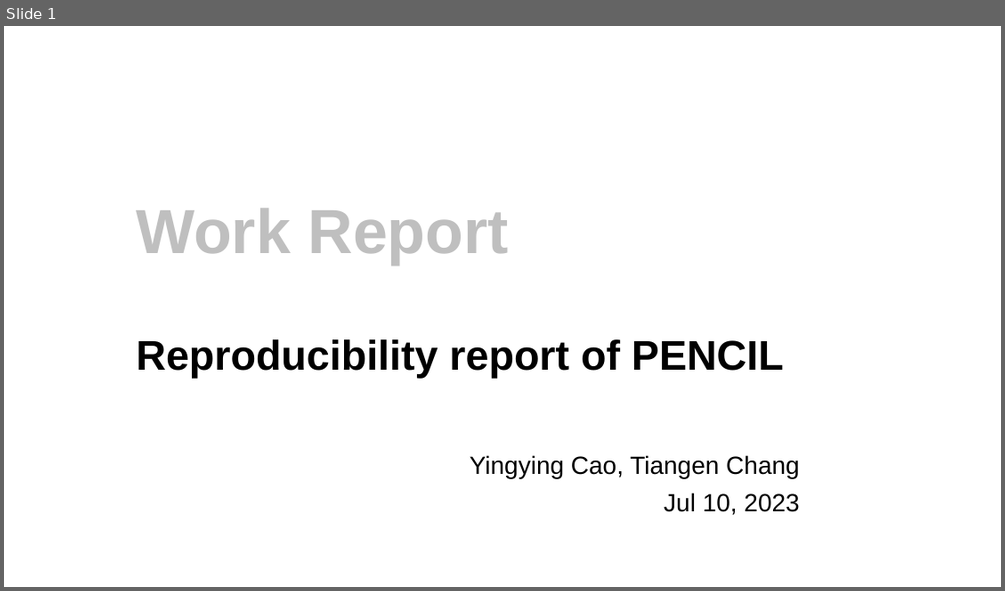
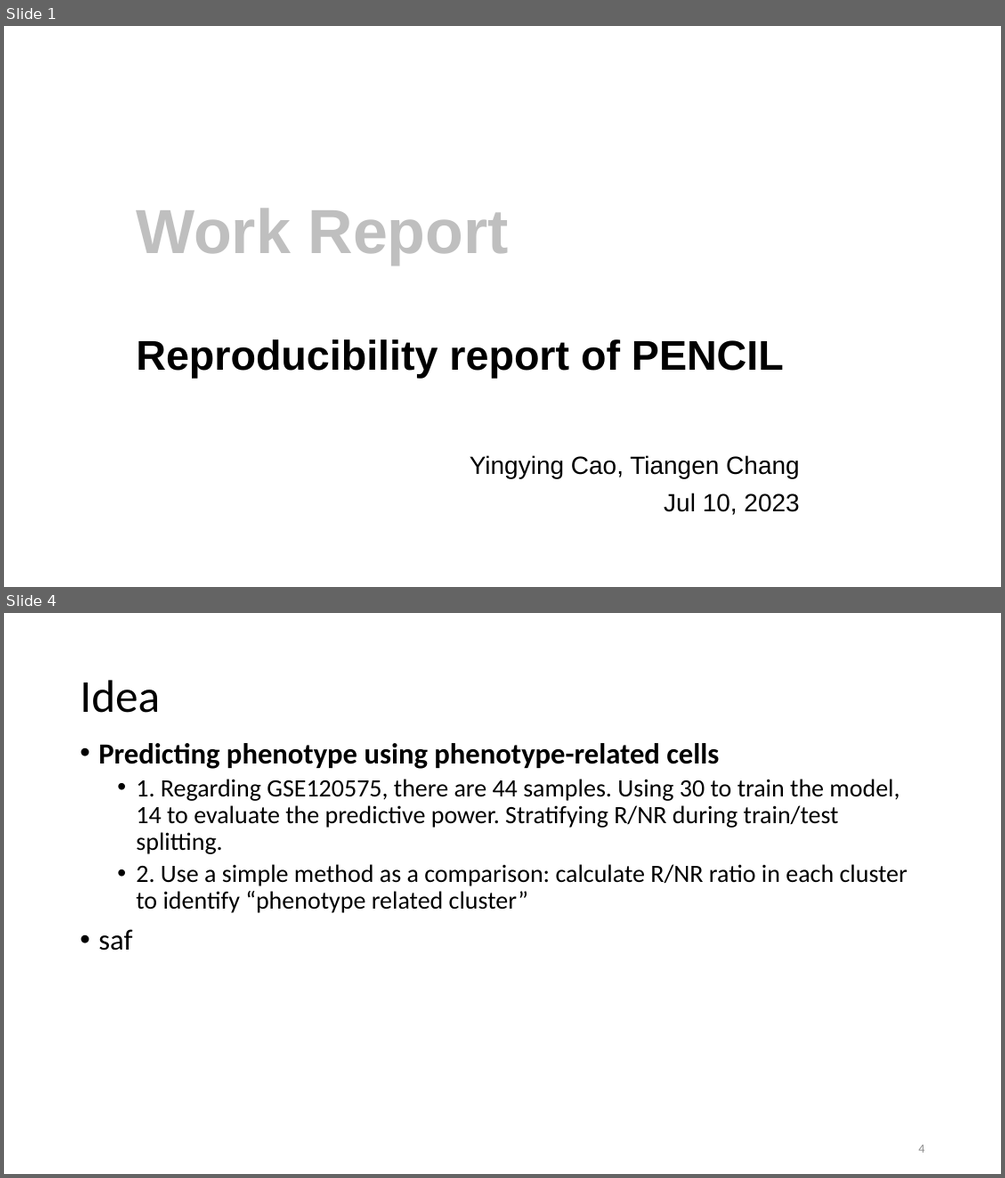
Before and after one commit to rootchang/PENCIL_reusability_report, a slide deck: WorkReport.pptx. Shown one above the other, each under a label of ours: slide 1 before the commit, slides 1 and 4 after it; the slides between them are not shown. The pictures are 1005x591 and 1005x1178 pixels, drawn with LibreOffice and Linux fonts; fonts in the diff are those of the drawing. Boxes give left, top, right and bottom in pixels: in the first picture for what was removed or moved away, otherwise in the second. Text is boxed around its words. In the diff, an @@ line names an element or a change of style, - is before the commit and + after.

```diff
--- a/WorkReport.pptx
+++ b/WorkReport.pptx
@@ slide 4 added at [4, 613, 1001, 1174], background #FFFFFF @@
@@ title added at [80, 680, 160, 713], 44 pt, text #000000 @@
+Idea
@@ text added at [98, 743, 907, 950], 24 pt, text #000000 @@
+• Predicting phenotype using phenotype-related cells
+  • 1. Regarding GSE120575, there are 44 samples. Using 30 to train the model, 14 to evaluate the predictive power. Stratifying R/NR during train/test splitting.
+  • 2. Use a simple method as a comparison: calculate R/NR ratio in each cluster to identify “phenotype related cluster”
+• saf
@@ page number added at [918, 1144, 924, 1152], 12 pt, text #8C8C8C @@
+4
```
Also in this commit, not shown: 2 slides changed, 9 other slides added, 4 other files.
